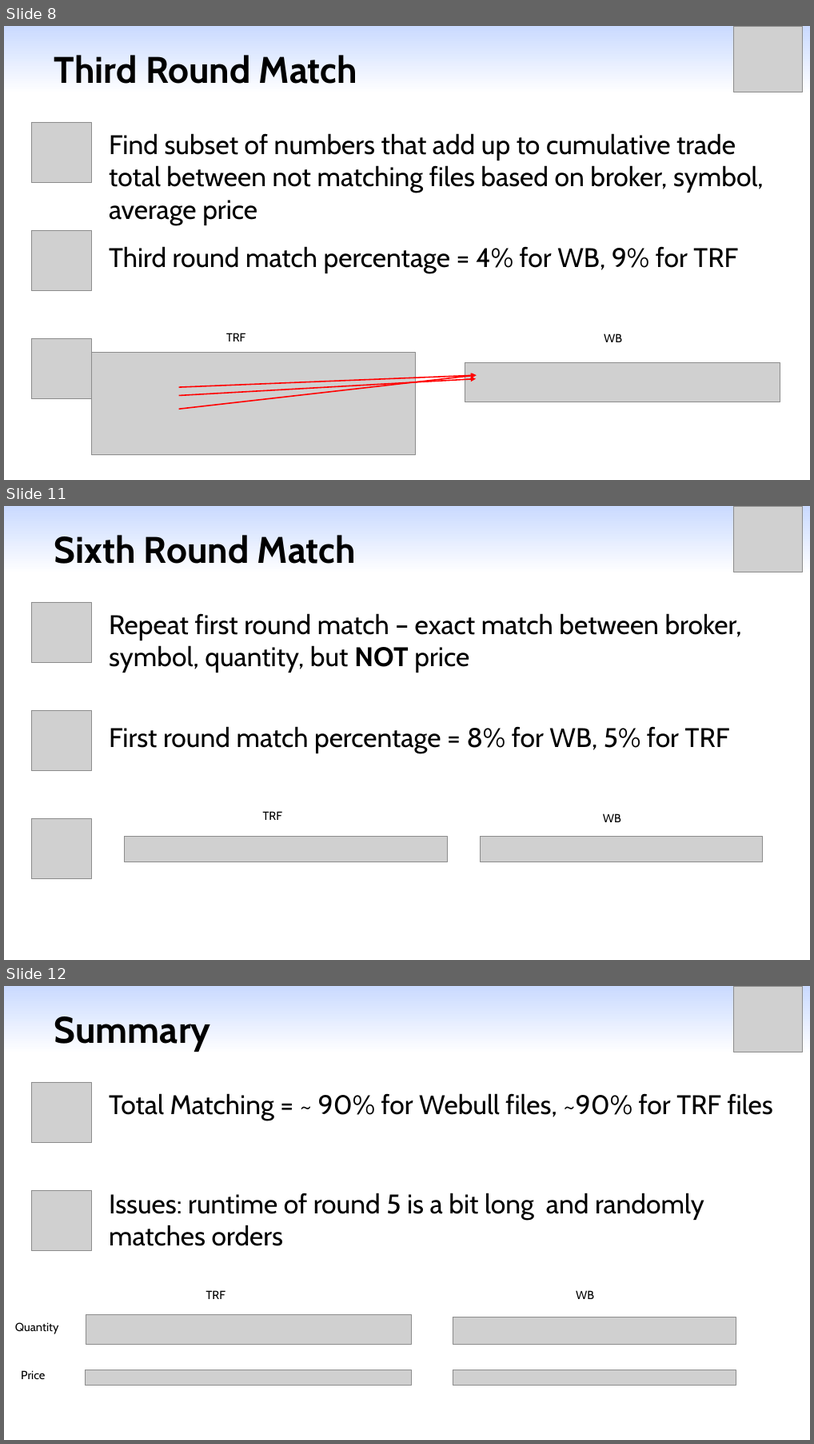
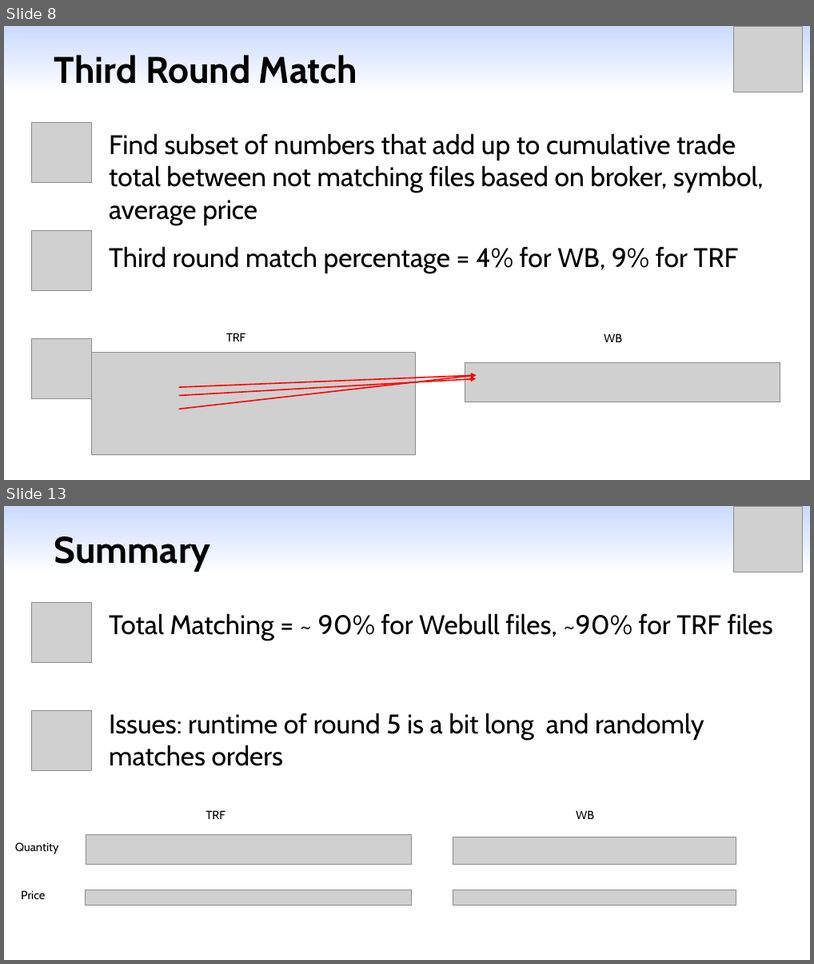
Before and after one commit to yangml103/webull_order_match, a slide deck: Presentation_Matching.pptx. Shown one above the other, each under a label of ours: slides 8, 11 and 12 before the commit, slides 8 and 13 after it; the slides between them are not shown. The pictures are 814x1444 and 814x964 pixels, drawn with LibreOffice and Linux fonts; fonts in the diff are those of the drawing; grey boxes stand for pictures. Boxes give left, top, right and bottom in pixels: in the first picture for what was removed or moved away, otherwise in the second. Text is boxed around its words. In the diff, an @@ line names an element or a change of style, - is before the commit and + after.

```diff
--- a/Presentation_Matching.pptx
+++ b/Presentation_Matching.pptx
@@ slide 11 removed at [4, 506, 810, 960], background gradient #CADAFF to #FFFFFF @@
@@ picture removed at [734, 506, 803, 572] @@
@@ title removed at [54, 535, 356, 564] @@
-Sixth Round Match
@@ picture removed at [31, 602, 92, 663] @@
@@ text removed at [109, 613, 742, 672] @@
-Repeat first round match – exact match between broker, symbol, quantity, but NOT price
@@ picture removed at [31, 710, 92, 770] @@
@@ text removed at [109, 726, 730, 753] @@
-First round match percentage = 8% for WB, 5% for TRF
@@ text removed at [263, 811, 282, 820] @@
-TRF
@@ text removed at [603, 813, 622, 822] @@
-WB
@@ picture removed at [31, 818, 92, 879] @@
@@ picture removed at [124, 836, 447, 862] @@
@@ picture removed at [481, 836, 763, 862] @@
@@ what was slide 12 is now slide 13 @@
```
Also in this commit, not shown: 1 slide changed, 3 slides added, 1 other slide removed, 11 other files.
